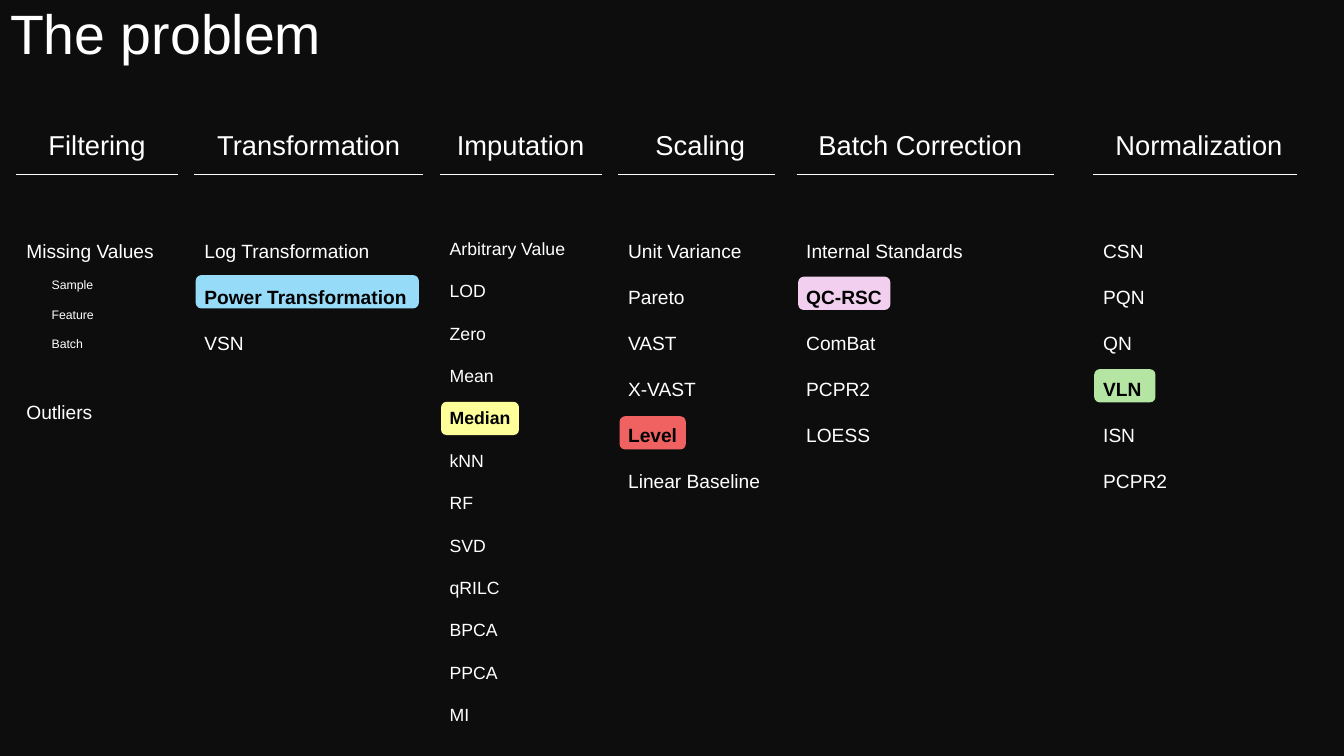
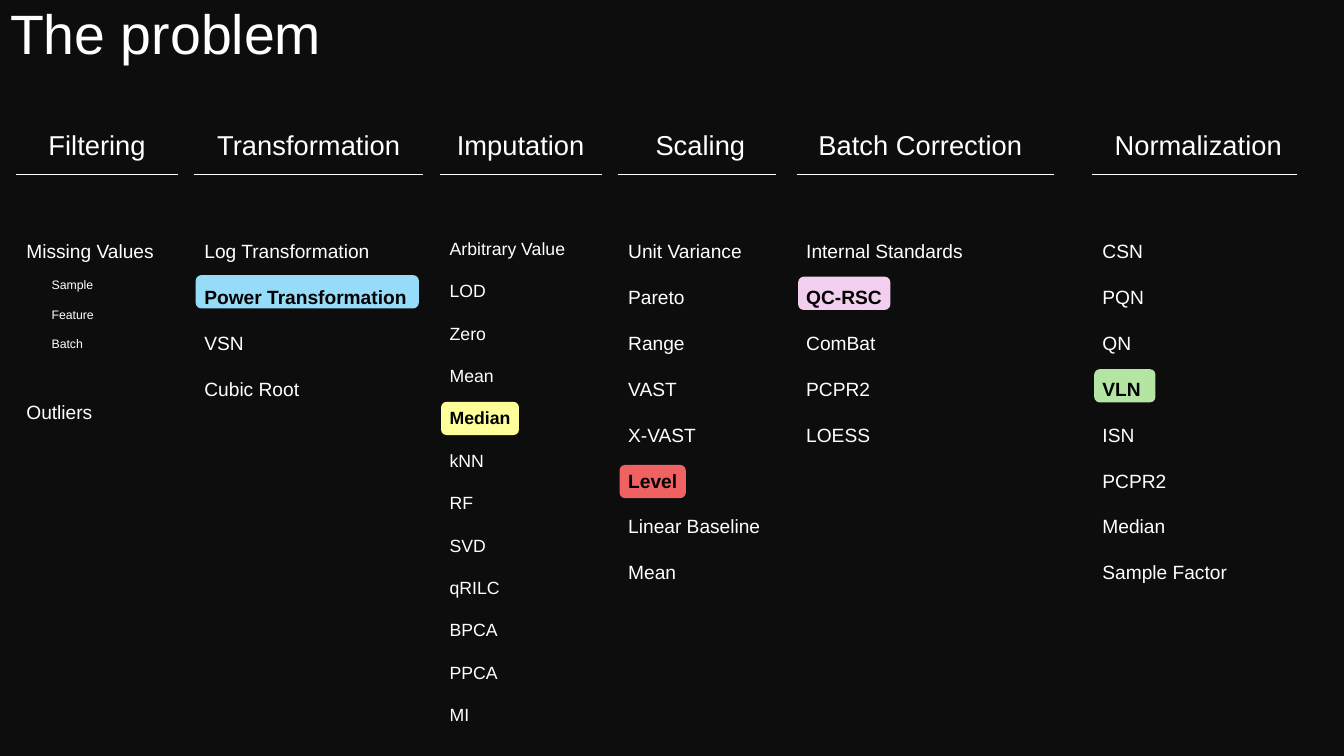
Before and after one commit to eperezme/metaboPipe, a slide deck: slide 34 of Defense/metaboPipe.pptx (slide 33 before the commit). Drawn at 1344x756 pixels with LibreOffice and Linux fonts; fonts in the diff are those of the drawing. Boxes give left, top, right and bottom in pixels: in the first picture for what was removed or moved away, otherwise in the second. Text is boxed around its words. In the diff, an @@ line names an element or a change of style, - is before the commit and + after.

Commit message:
Modified pptx

```diff
--- a/Defense/metaboPipe.pptx
+++ b/Defense/metaboPipe.pptx
@@ text at [628,336,684,354]: paragraph added @@
+Range
@@ text at [204,382,299,396]: paragraph added @@
+Cubic Root
@@ rounded rectangle: place and size @@
-rounded rectangle at [620,416,687,450]
+rounded rectangle at [620,465,687,498]
@@ text at [1102,519,1227,583]: paragraphs added @@
+Median
+Sample Factor
@@ text at [628,565,676,579]: paragraph added @@
+Mean
```
Also in this commit, not shown: 34 other slides changed, 29 slides added.
